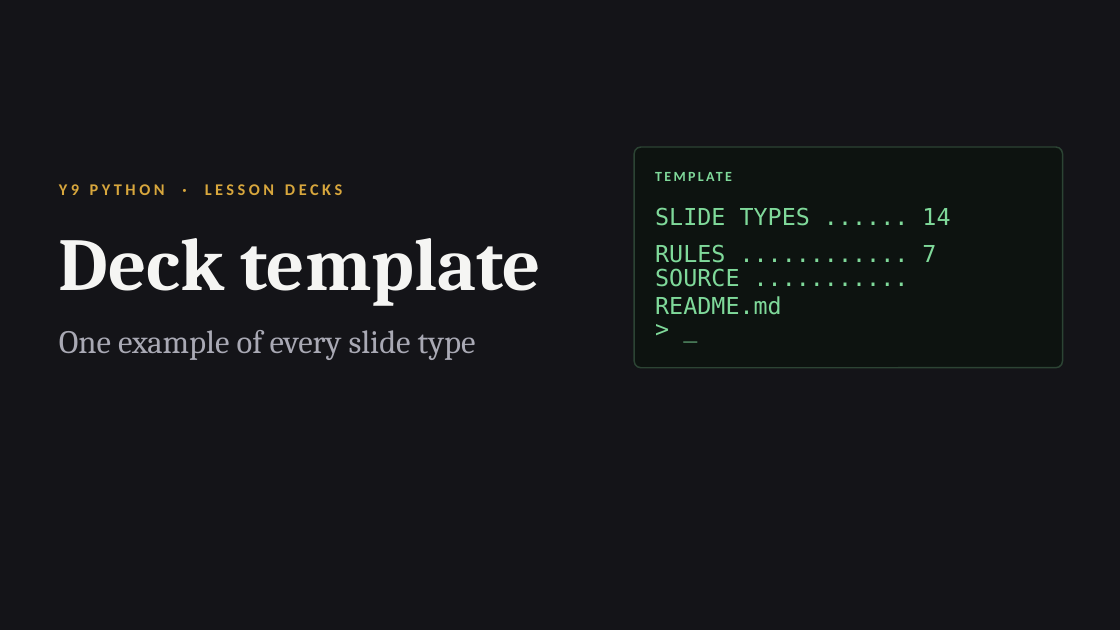
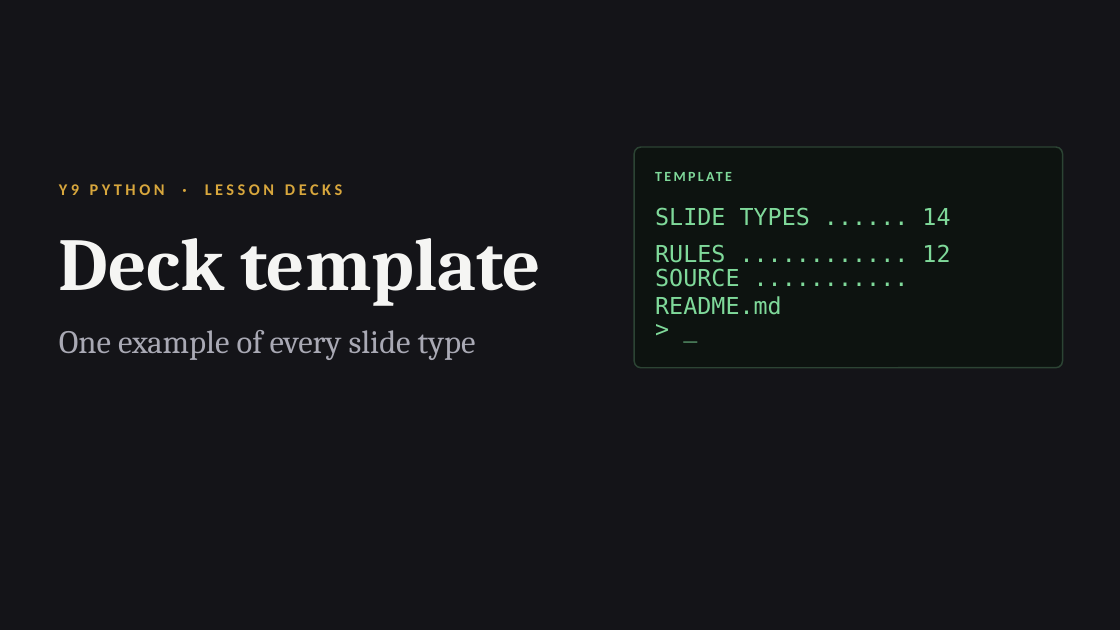
Before and after one commit to OGAComputing/interactive, a slide deck: slide 1 of _presentations/Y9_Python/Y9_Python_Deck_Template.pptx. Drawn at 1120x630 pixels with LibreOffice and Linux fonts; fonts in the diff are those of the drawing. Boxes give left, top, right and bottom in pixels: in the first picture for what was removed or moved away, otherwise in the second. Text is boxed around its words. In the diff, an @@ line names an element or a change of style, - is before the commit and + after.

```diff
--- a/_presentations/Y9_Python/Y9_Python_Deck_Template.pptx
+++ b/_presentations/Y9_Python/Y9_Python_Deck_Template.pptx
@@ text at (x1=655, y1=244, x2=950, y2=263): text changed @@
-RULES ............ 7
+RULES ............ 12
```
Also in this commit, not shown: 2 other slides changed, 13 slides added, 1 slide removed, 26 other files.
